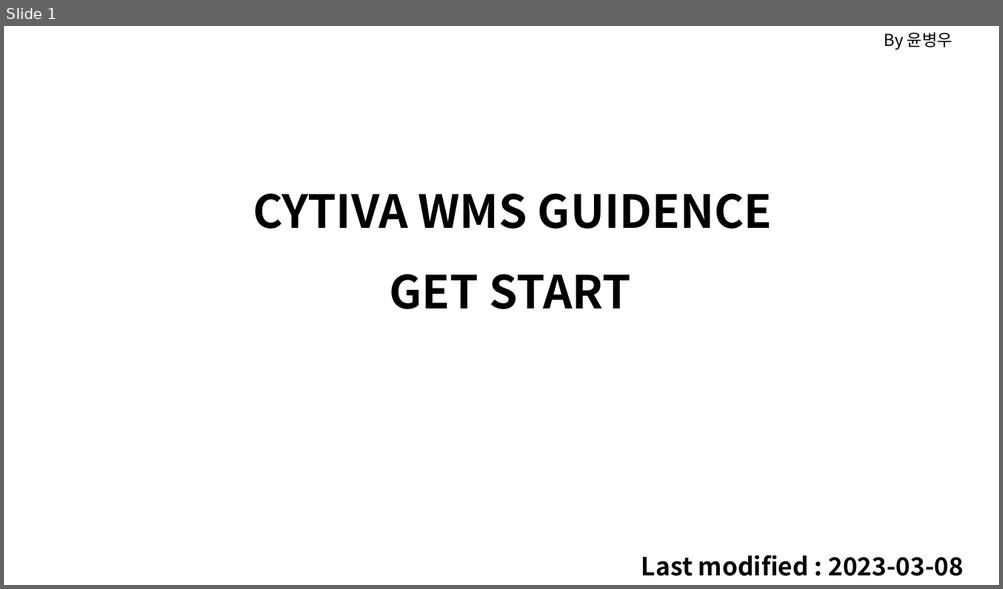
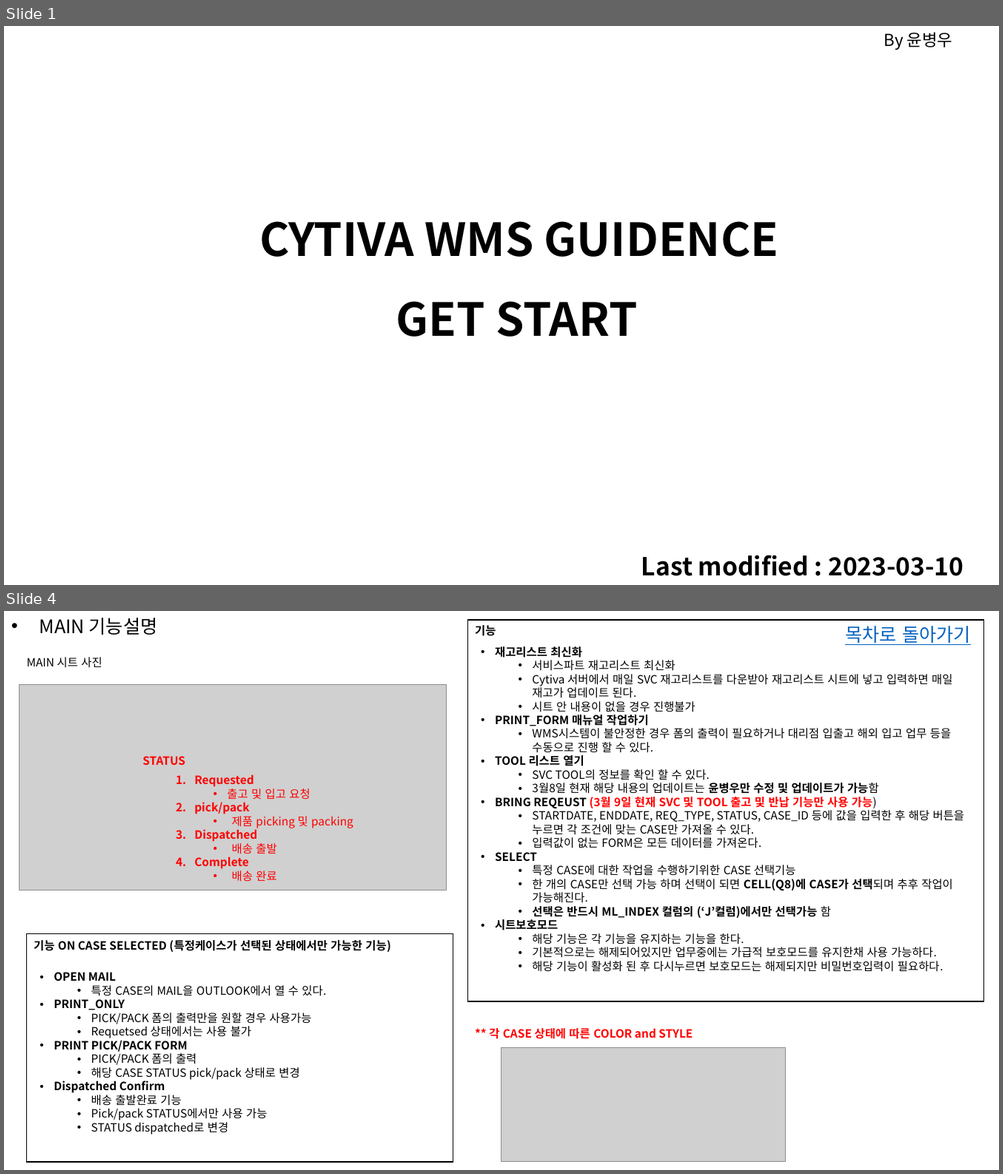
Before and after one commit to Themath93/warehouse-management-system, a slide deck: xlwings_job/cytiva_user_guide.pptx. Shown one above the other, each under a label of ours: slide 1 before the commit, slides 1 and 4 after it; the slides between them are not shown. The pictures are 1003x589 and 1003x1174 pixels, drawn with LibreOffice and Linux fonts; fonts in the diff are those of the drawing; grey boxes stand for pictures. Boxes give left, top, right and bottom in pixels: in the first picture for what was removed or moved away, otherwise in the second. Text is boxed around its words. In the diff, an @@ line names an element or a change of style, - is before the commit and + after.

```diff
--- a/xlwings_job/cytiva_user_guide.pptx
+++ b/xlwings_job/cytiva_user_guide.pptx
@@ slide 4 added at (4, 611, 999, 1170), background #FFFFFF @@
@@ text added at (40, 618, 158, 635), 18 pt, text #000000 @@
+• MAIN 기능설명
@@ rectangle added at (467, 620, 984, 1002), outline #000000 1 pt @@
@@ text added at (475, 625, 495, 636), 11 pt, text #000000, bold @@
+기능
@@ text added at (845, 626, 970, 645), 18 pt, text #0563C1, underline @@
+목차로 돌아가기
@@ text added at (495, 647, 965, 972), 11 pt, text #000000 @@
+• 재고리스트 최신화
+  • 서비스파트 재고리스트 최신화
+  • Cytiva 서버에서 매일 SVC 재고리스트를 다운받아 재고리스트 시트에 넣고 입력하면 매일 재고가 업데이트 된다.
+  • 시트 안 내용이 없을 경우 진행불가
+• PRINT_FORM 매뉴얼 작업하기
+  • WMS시스템이 불안정한 경우 폼의 출력이 필요하거나 대리점 입출고 해외 입고 업무 등을 수동으로 진행 할 수 있다.
+• TOOL 리스트 열기
+  • SVC TOOL의 정보를 확인 할 수 있다.
+  • 3월8일 현재 해당 내용의 업데이트는 윤병우만 수정 및 업데이트가 가능함
+• BRING REQEUST (3월 9일 현재 SVC 및 TOOL 출고 및 반납 기능만 사용 가능)
+  • STARTDATE, ENDDATE, REQ_TYPE, STATUS, CASE_ID 등에 값을 입력한 후 해당 버튼을 누르면 각 조건에 맞는 CASE만 가져올 수 있다.
+  • 입력값이 없는 FORM은 모든 데이터를 가져온다.
+• SELECT
+  • 특정 CASE에 대한 작업을 수행하기위한 CASE 선택기능
+  • 한 개의 CASE만 선택 가능 하며 선택이 되면 CELL(Q8)에 CASE가 선택되며 추후 작업이 가능해진다.
+  • 선택은 반드시 ML_INDEX 컬럼의 (‘J’컬럼)에서만 선택가능 함
+• 시트보호모드
+  • 해당 기능은 각 기능을 유지하는 기능을 한다.
+  • 기본적으로는 해제되어있지만 업무중에는 가급적 보호모드를 유지한채 사용 가능하다.
+  • 해당 기능이 활성화 된 후 다시누르면 보호모드는 해제되지만 비밀번호입력이 필요하다.
@@ text added at (27, 657, 102, 667), 11 pt, text #000000 @@
+MAIN 시트 사진
@@ picture added at (19, 685, 446, 891) @@
@@ text added at (142, 756, 185, 765), 11 pt, text #FF0000, bold @@
+STATUS
@@ text added at (194, 775, 353, 882), 11 pt, text #FF0000, bold @@
+1. Requested
+  • 출고 및 입고 요청
+2. pick/pack
+  • 제품 picking 및 packing
+3. Dispatched
+  • 배송 출발
+4. Complete
+  • 배송 완료
@@ rectangle added at (26, 934, 453, 1162), outline #000000 1 pt @@
@@ text added at (34, 940, 391, 952), 11 pt, text #000000, bold @@
+기능 ON CASE SELECTED (특정케이스가 선택된 상태에서만 가능한 기능)
@@ text added at (54, 972, 326, 1135), 11 pt, text #000000 @@
+• OPEN MAIL
+  • 특정 CASE의 MAIL을 OUTLOOK에서 열 수 있다.
+• PRINT_ONLY
+  • PICK/PACK 폼의 출력만을 원할 경우 사용가능
+  • Requetsed 상태에서는 사용 불가
+• PRINT PICK/PACK FORM
+  • PICK/PACK 폼의 출력
+  • 해당 CASE STATUS pick/pack 상태로 변경
+• Dispatched Confirm
+  • 배송 출발완료 기능
+  • Pick/pack STATUS에서만 사용 가능
+  • STATUS dispatched로 변경
@@ text added at (489, 1028, 692, 1039), 11 pt, text #FF0000, bold @@
+** 각 CASE 상태에 따른 COLOR and STYLE
@@ picture added at (502, 1048, 785, 1162) @@
@@ slide 1 changed as well @@
@@ text "CYTIVA WMS GUIDENCE": place and size @@
-text "CYTIVA WMS GUIDENCE" at (253, 193, 772, 229)
+text "CYTIVA WMS GUIDENCE" at (259, 221, 779, 257)
@@ text "GET START": place and size @@
-text "GET START" at (390, 274, 631, 309)
+text "GET START" at (395, 301, 637, 337)
@@ text at (641, 555, 963, 577): text changed @@
-Last modified : 2023-03-08
+Last modified : 2023-03-10
```
Also in this commit, not shown: 22 other slides added, 2 slides removed, 7 other files.
